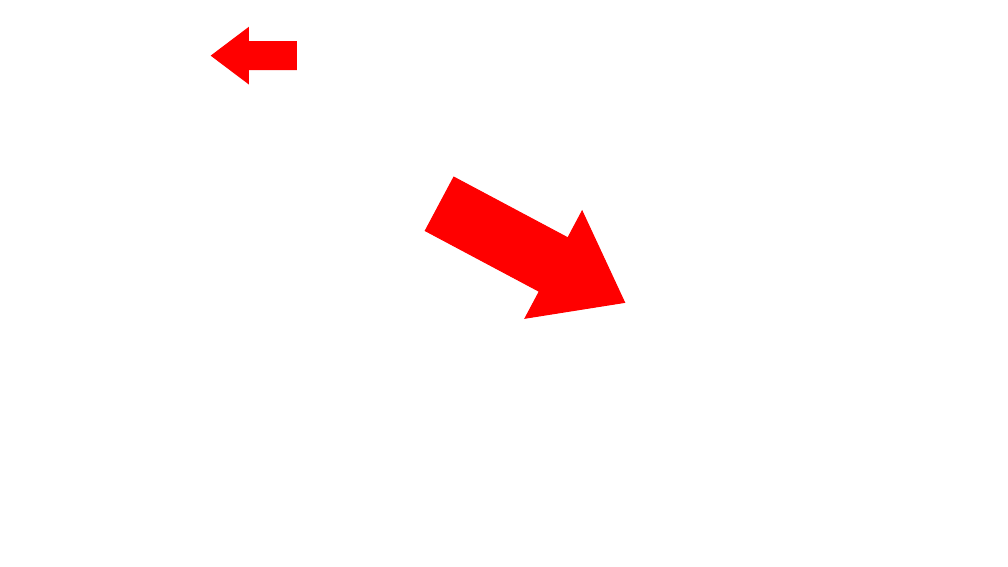
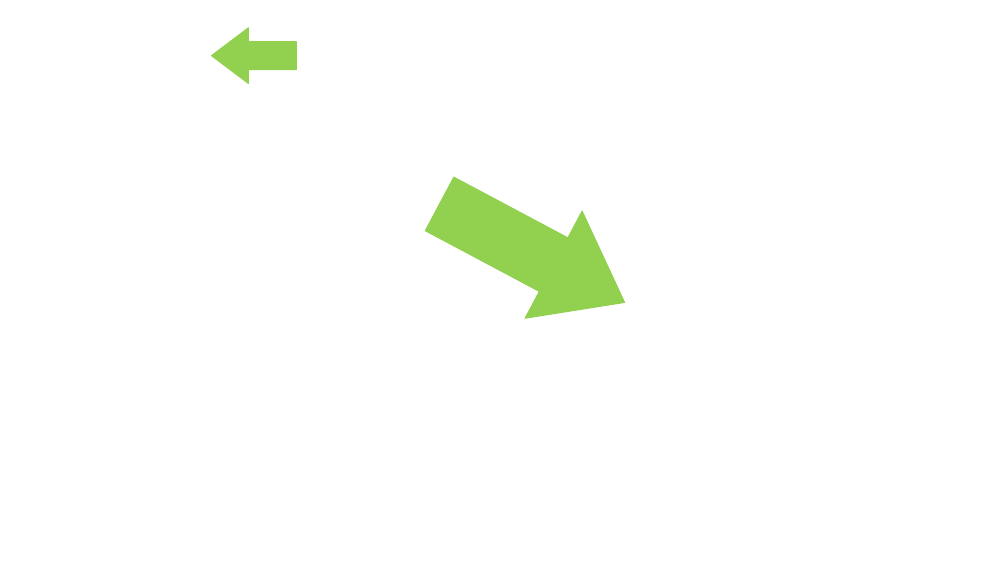
Before and after one commit to EvaJobst/FOT-Paper, a slide deck: slide 6 of Paper - Presentation.pptx. Drawn at 1008x567 pixels with LibreOffice and Linux fonts; fonts in the diff are those of the drawing; background and template pictures are left out. Boxes give left, top, right and bottom in pixels: in the first picture for what was removed or moved away, otherwise in the second. Text is boxed around its words. In the diff, an @@ line names an element or a change of style, - is before the commit and + after.

```diff
--- a/Paper - Presentation.pptx
+++ b/Paper - Presentation.pptx
@@ right arrow at [212, 28, 296, 84]: fill #FF0000 to #92D050; outline #FF0000 1 pt to #92D050 1 pt @@
@@ right arrow at [411, 151, 653, 356]: fill #FF0000 to #92D050; outline #FF0000 1 pt to #92D050 1 pt @@
```
Also in this commit, not shown: 17 other slides changed, 1 slide added, 1 slide removed.
